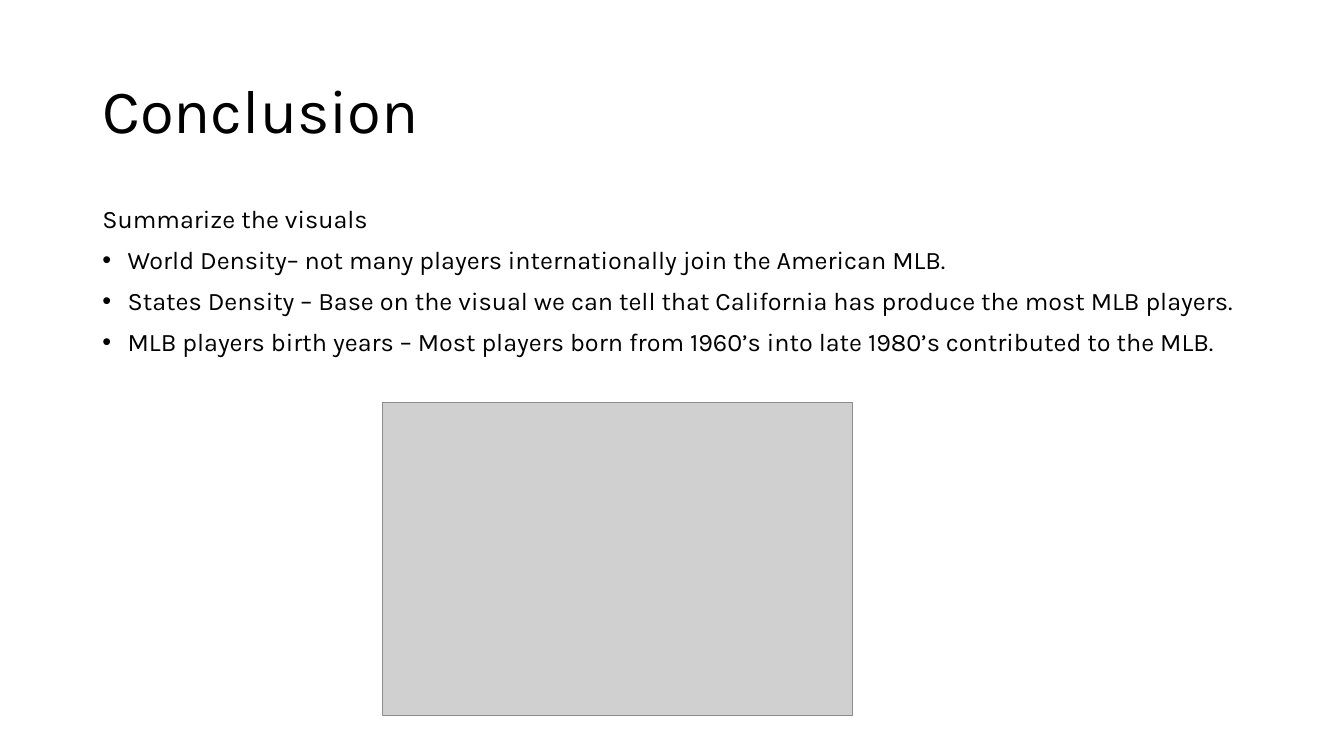
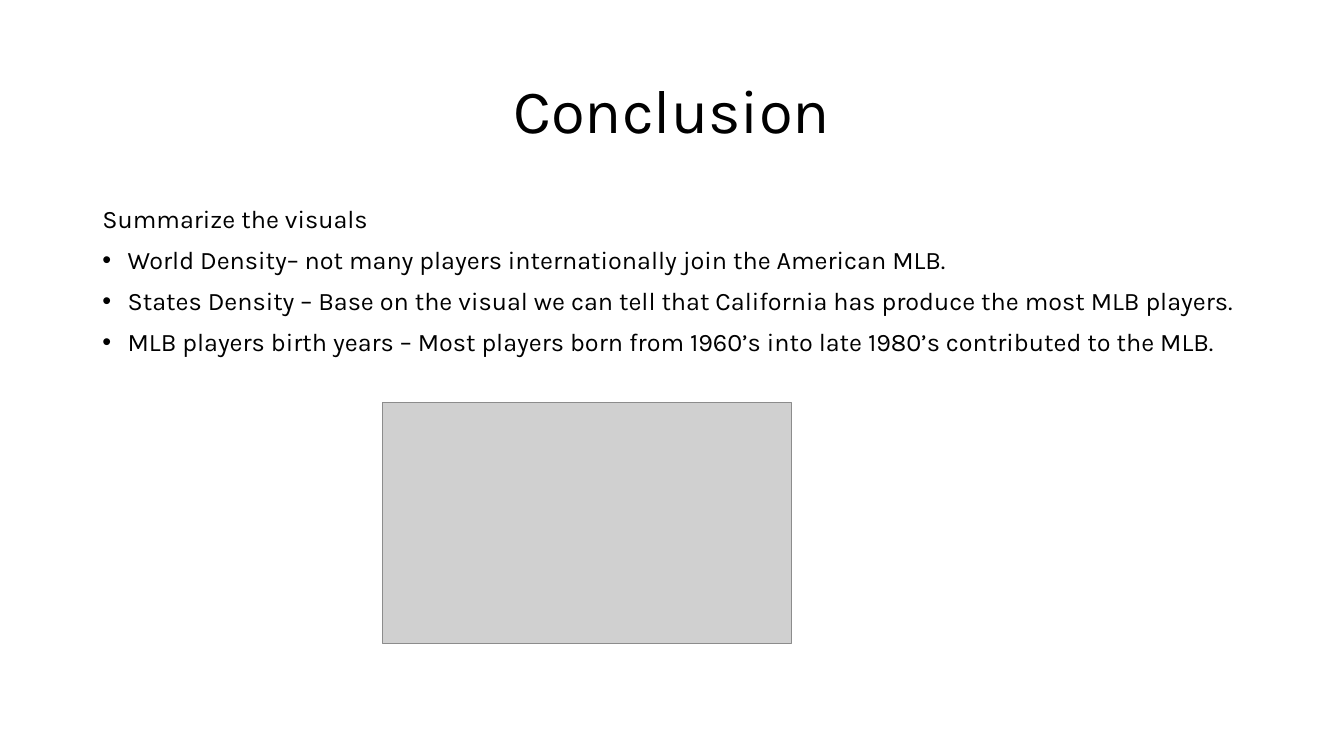
Before and after one commit to leeju09/Project-3-Baseball-, a slide deck: slide 8 of Presentation/Proect3_Group3.pptx (slide 5 before the commit). Drawn at 1344x756 pixels with LibreOffice and Linux fonts; fonts in the diff are those of the drawing; grey boxes stand for pictures. Boxes give left, top, right and bottom in pixels: in the first picture for what was removed or moved away, otherwise in the second. Text is boxed around its words. In the diff, an @@ line names an element or a change of style, - is before the commit and + after.

Commit message:
Final Presentation

```diff
--- a/Presentation/Proect3_Group3.pptx
+++ b/Presentation/Proect3_Group3.pptx
@@ title "Conclusion" at [514,90,830,134]: alignment left to centre @@
@@ picture: place and size @@
-picture at [383,403,853,717]
+picture at [383,403,791,644]
```
Also in this commit, not shown: 5 slides added, 1 slide removed.
